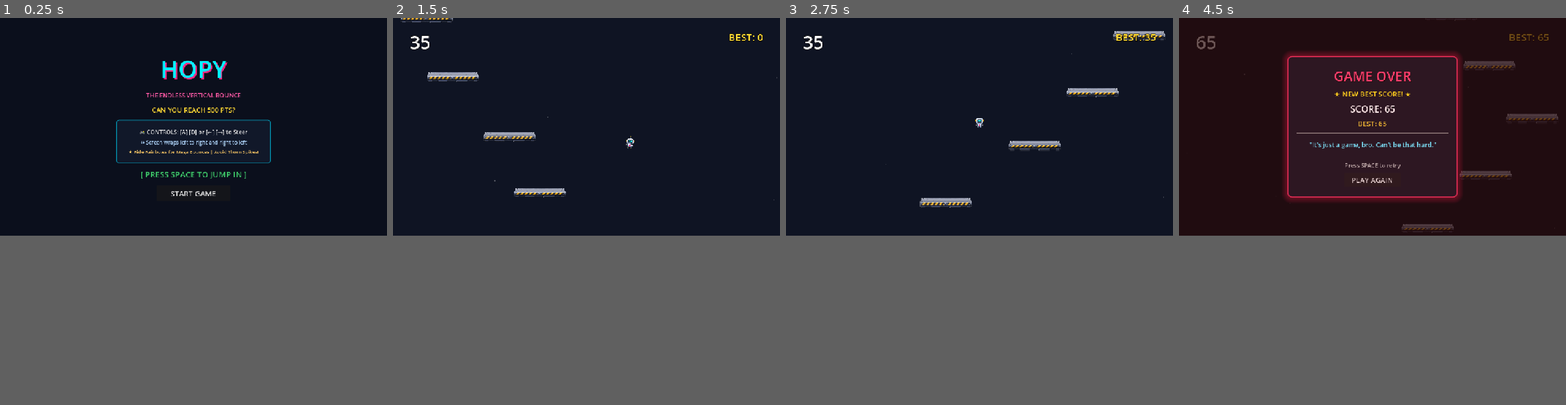
Above: before the commit, frames 1-4 (left to right).
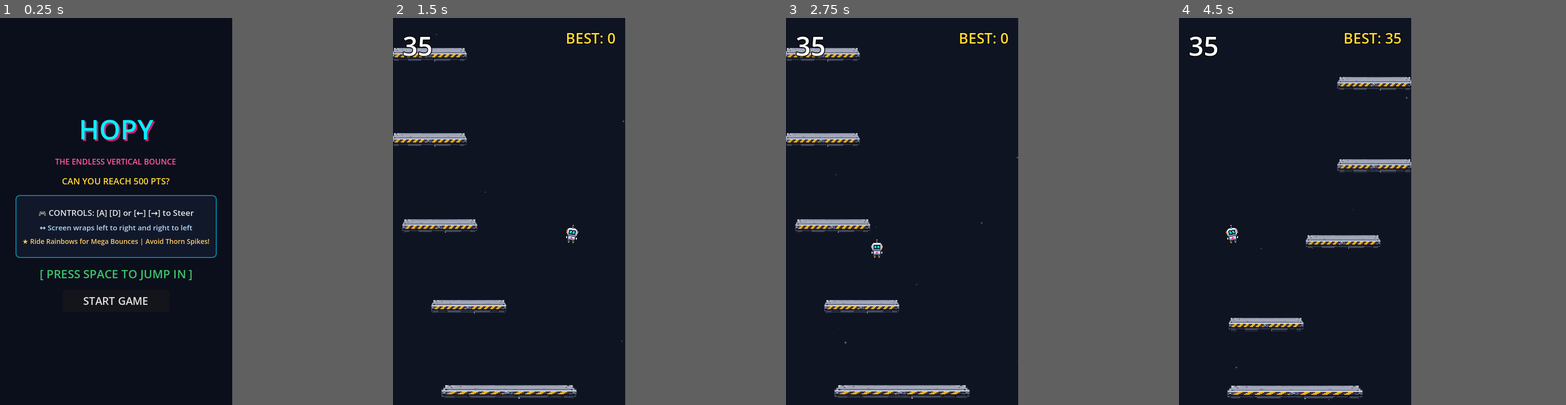
Above: after the commit, the same moments.

Repository: DevireddyNehal/Hopy
Game: Godot game, scene res://scenes/TitleScreen.tscn
Two runs of this game, one before a commit and one after it. Both use one fixed random seed, a clock stepped at 60 frames per second and the inputs below. Sound files missing from this copy of the repository are replaced by a short silence.
Inputs (mouse positions are in pixels of both pictures, inside the frame that each line leads up to):
- Up to frame 1 (0.25 s): no input
- Up to frame 2 (1.5 s): click "START GAME" at 0.5 s; tap Enter at 1.25 s; hold Right (ui_right) from 1.28 s (still down); hold Space (start_action) from 1.28 s (still down)
- Up to frame 3 (2.75 s): release Right (ui_right) at 2 s; release Space (start_action) at 2 s; click (979, 172) at 2 s, where only the run before the commit has a clickable "PLAY AGAIN"
- Up to frame 4 (4.5 s): hold Right (ui_right) 2.78-3.5 s; tap Enter at 2.85 s; click (1372, 168) at 3.5 s, where only the run after the commit has a clickable "PLAY AGAIN"; hold Left (ui_left) from 4.28 s (still down); hold Space (start_action) from 4.28 s (still down)
In our replay, the window is 800x450 before the commit and 480x800 after it. These sizes can differ from the game's own. Grey fills any space a smaller window leaves; there, only what the larger window draws over its background counts as a difference.

The runs differ from the first frame. In frame 1, 4.4% of the frame differs, in the area x 4-70%, y 11-75%; in frame 2, 4.6%; in frame 3, 4.7%; in frame 4, 17%, in the area x 2-98%, y 0-99%.

Commit message:
feat(display): switch to classic vertical portrait mode (480x800) with tuned arcade platform spacing and responsive UI

Diff:
--- a/project.godot
+++ b/project.godot
@@ -24,8 +24,8 @@
 
 [display]
 
-window/size/viewport_width=1152
-window/size/viewport_height=648
+window/size/viewport_width=480
+window/size/viewport_height=800
 window/size/mode="windowed"
 window/size/initial_position_type=2
 window/stretch/mode="canvas_items"
--- a/scenes/HUD.tscn
+++ b/scenes/HUD.tscn
@@ -77,11 +77,11 @@
 layout_mode = 1
 anchors_preset = 10
 anchor_right = 1.0
-offset_bottom = 120.0
+offset_bottom = 90.0
 grow_horizontal = 2
-theme_override_constants/margin_left = 50
-theme_override_constants/margin_top = 35
-theme_override_constants/margin_right = 50
+theme_override_constants/margin_left = 20
+theme_override_constants/margin_top = 20
+theme_override_constants/margin_right = 20
 
 [node name="TopBar" type="HBoxContainer" parent="Control/MarginContainer"]
 layout_mode = 2
@@ -112,10 +112,10 @@
 anchors_preset = 5
 anchor_left = 0.5
 anchor_right = 0.5
-offset_left = -200.0
-offset_top = 110.0
-offset_right = 200.0
-offset_bottom = 170.0
+offset_left = -160.0
+offset_top = 90.0
+offset_right = 160.0
+offset_bottom = 140.0
 grow_horizontal = 2
 
 [node name="ComboLabel" type="Label" parent="Control/ComboContainer"]
--- a/scenes/Main.tscn
+++ b/scenes/Main.tscn
@@ -24,11 +24,11 @@
 color = Color(0.0588235, 0.0784314, 0.137255, 1)
 
 [node name="StarParticles" type="CPUParticles2D" parent="Background"]
-position = Vector2(576, 324)
+position = Vector2(240, 400)
 amount = 28
 lifetime = 6.0
 emission_shape = 3
-emission_rect_extents = Vector2(576, 324)
+emission_rect_extents = Vector2(240, 400)
 direction = Vector2(0, 1)
 spread = 15.0
 gravity = Vector2(0, 25)
@@ -39,7 +39,7 @@
 color = Color(1, 1, 1, 0.28)
 
 [node name="Camera2D" type="Camera2D" parent="."]
-position = Vector2(576, 324)
+position = Vector2(240, 400)
 script = ExtResource("2_cam")
 
 [node name="Spawner" type="Node2D" parent="."]
@@ -48,7 +48,7 @@
 [node name="Effects" parent="." instance=ExtResource("6_effects")]
 
 [node name="Robot" parent="." instance=ExtResource("4_robot")]
-position = Vector2(576, 450)
+position = Vector2(240, 480)
 
 [node name="HUD" parent="." instance=ExtResource("5_hud")]
 
--- a/scenes/TitleScreen.tscn
+++ b/scenes/TitleScreen.tscn
@@ -50,16 +50,16 @@
 layout_mode = 2
 theme_override_colors/font_color = Color(0, 0.95, 1, 1)
 theme_override_colors/font_shadow_color = Color(1, 0.16, 0.52, 0.8)
-theme_override_constants/shadow_offset_x = 4
-theme_override_constants/shadow_offset_y = 4
-theme_override_font_sizes/font_size = 72
+theme_override_constants/shadow_offset_x = 3
+theme_override_constants/shadow_offset_y = 3
+theme_override_font_sizes/font_size = 56
 text = "HOPY"
 horizontal_alignment = 1
 
 [node name="Tagline" type="Label" parent="Center/VBox"]
 layout_mode = 2
 theme_override_colors/font_color = Color(1, 0.35, 0.65, 1)
-theme_override_font_sizes/font_size = 18
+theme_override_font_sizes/font_size = 16
 text = "THE ENDLESS VERTICAL BOUNCE"
 horizontal_alignment = 1
 
@@ -67,21 +67,21 @@
 unique_name_in_owner = true
 layout_mode = 2
 theme_override_colors/font_color = Color(1, 0.85, 0.2, 1)
-theme_override_font_sizes/font_size = 20
+theme_override_font_sizes/font_size = 18
 text = "★ BEST RECORD: 0 ★"
 horizontal_alignment = 1
 
 [node name="InstructionsPanel" type="PanelContainer" parent="Center/VBox"]
-custom_minimum_size = Vector2(460, 130)
+custom_minimum_size = Vector2(400, 130)
 layout_mode = 2
 theme_override_styles/panel = SubResource("StyleBoxFlat_card")
 
 [node name="Margin" type="MarginContainer" parent="Center/VBox/InstructionsPanel"]
 layout_mode = 2
-theme_override_constants/margin_left = 18
-theme_override_constants/margin_top = 12
-theme_override_constants/margin_right = 18
-theme_override_constants/margin_bottom = 12
+theme_override_constants/margin_left = 12
+theme_override_constants/margin_top = 10
+theme_override_constants/margin_right = 12
+theme_override_constants/margin_bottom = 10
 
 [node name="InfoVBox" type="VBoxContainer" parent="Center/VBox/InstructionsPanel/Margin"]
 layout_mode = 2
--- a/scripts/platform.gd
+++ b/scripts/platform.gd
@@ -18,10 +18,10 @@
 @onready var spikes: Node2D = $Visuals/Spikes
 
 # Moving platform variables
-var move_speed: float = 240.0
+var move_speed: float = 135.0
 var move_direction: float = 1.0
-var left_limit: float = 100.0
-var right_limit: float = 1820.0
+var left_limit: float = 75.0
+var right_limit: float = 405.0
 
 # Crumble state
 var is_broken: bool = false
@@ -36,7 +36,8 @@
 	elif ResourceLoader.exists("res://assets/sprites/red_spike_platform.svg"):
 		thorn_texture = load("res://assets/sprites/red_spike_platform.svg")
 	apply_type_style()
-	right_limit = get_viewport_rect().size.x - 100.0
+	left_limit = 75.0
+	right_limit = get_viewport_rect().size.x - 75.0
 	# Randomize moving platform start direction
 	if randf() > 0.5:
 		move_direction = -1.0
--- a/scripts/spawner.gd
+++ b/scripts/spawner.gd
@@ -47,10 +47,10 @@
 	highest_spawned_y = center_y + 180.0
 	last_x = center_x
 
-	# 1. Guaranteed first safe landing platform directly underneath the robot (2.5x wide!)
+	# 1. Guaranteed first safe landing platform directly underneath the robot (1.8x wide runway!)
 	var start_plat = _spawn_platform_at(Vector2(center_x, highest_spawned_y), PlatformScript.Type.NORMAL)
 	if start_plat:
-		start_plat.scale = Vector2(2.5, 1.0)
+		start_plat.scale = Vector2(1.8, 1.0)
 
 	# 2. Pre-spawn a clean trail of platforms climbing upward (9 platforms for initial view)
 	for i in range(9):
@@ -61,14 +61,14 @@
 	highest_spawned_y -= gap
 
 	var screen_w = get_viewport_rect().size.x
-	var min_x = 100.0
-	var max_x = screen_w - 100.0
+	var min_x = 75.0
+	var max_x = screen_w - 75.0
 
 	# Guaranteed reach rule:
-	# Single, clear platform per tier within +-300px of the last one.
-	var offset_x = randf_range(-300.0, 300.0)
-	if abs(offset_x) < 70.0:
-		offset_x = 90.0 if offset_x >= 0 else -90.0
+	# Single, clear platform per tier within +-180px of the last one.
+	var offset_x = randf_range(-180.0, 180.0)
+	if abs(offset_x) < 40.0:
+		offset_x = 60.0 if offset_x >= 0 else -60.0
 
 	var spawn_x = clampf(last_x + offset_x, min_x, max_x)
 	last_x = spawn_x
--- a/tests/test_step1_node.gd
+++ b/tests/test_step1_node.gd
@@ -23,11 +23,11 @@
 	print("✓ Robot bounce sets vertical velocity and increments combo")
 
 	# 3. Test Screen Wrapping
-	robot.position.x = -20.0
+	var screen_w = robot.get_viewport_rect().size.x
+	robot.position.x = -25.0
 	robot._physics_process(0.016)
-	assert(robot.position.x > 1100.0, "Exiting left edge must wrap to right edge")
+	assert(robot.position.x > screen_w - 50.0, "Exiting left edge must wrap to right edge")
 
-	var screen_w = robot.get_viewport_rect().size.x
 	robot.position.x = screen_w + 30.0
 	robot._physics_process(0.016)
 	assert(robot.position.x < 50.0, "Exiting right edge must wrap to left edge")
